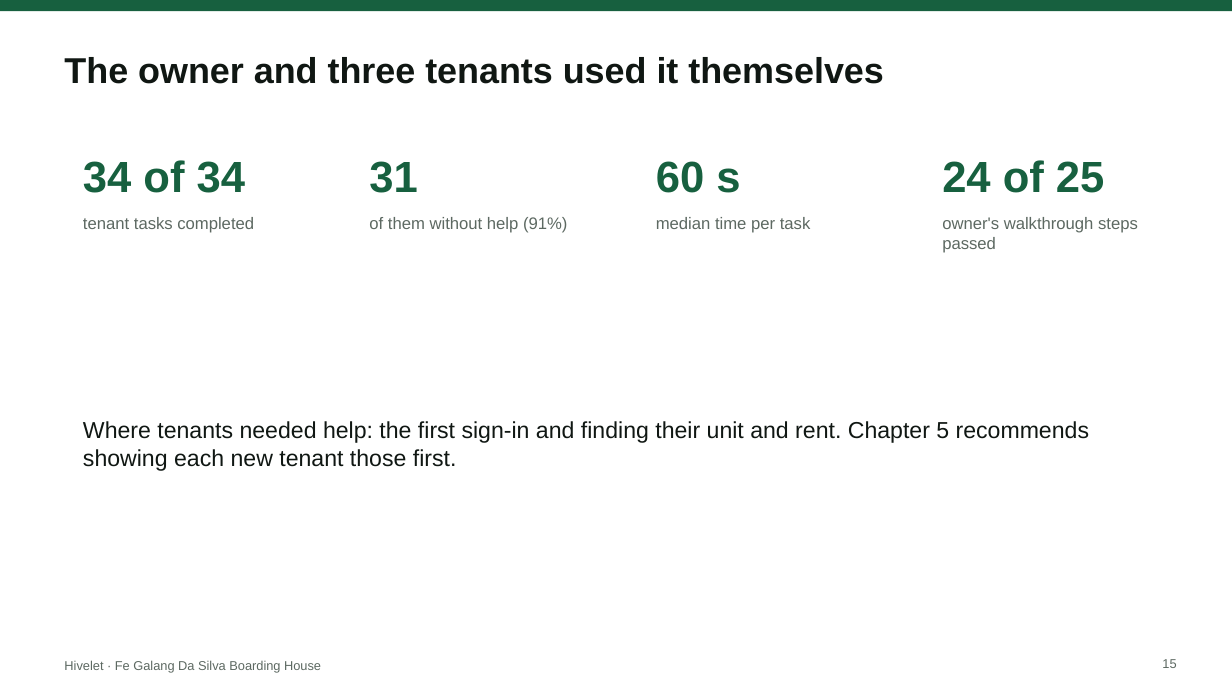
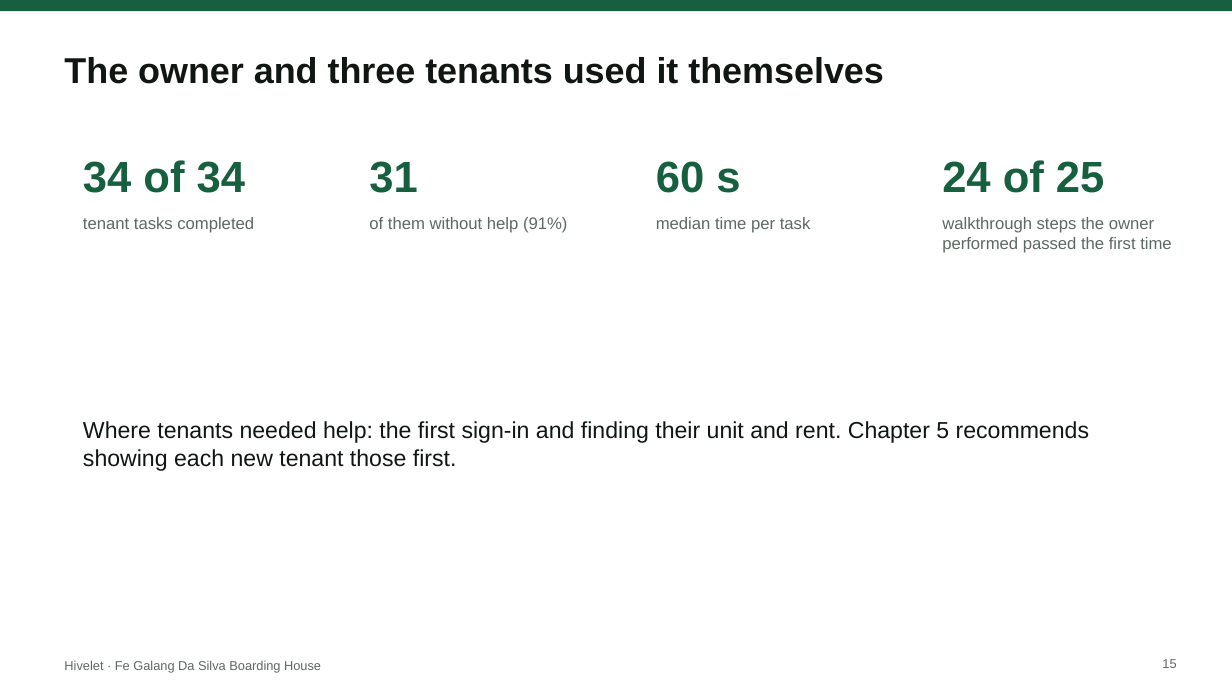
Before and after one commit to SeanJerve/hivelet, a slide deck: slide 15 of FINAL/HIVELET DEFENSE SLIDES.pptx. Drawn at 1232x693 pixels with LibreOffice and Linux fonts; fonts in the diff are those of the drawing. Boxes give left, top, right and bottom in pixels: in the first picture for what was removed or moved away, otherwise in the second. Text is boxed around its words. In the diff, an @@ line names an element or a change of style, - is before the commit and + after.

```diff
--- a/FINAL/HIVELET DEFENSE SLIDES.pptx
+++ b/FINAL/HIVELET DEFENSE SLIDES.pptx
@@ text at (942,217,1171,253): text changed @@
-owner's walkthrough steps passed
+walkthrough steps the owner performed passed the first time
```
Also in this commit, not shown: 3 other slides changed, 1 other file.
